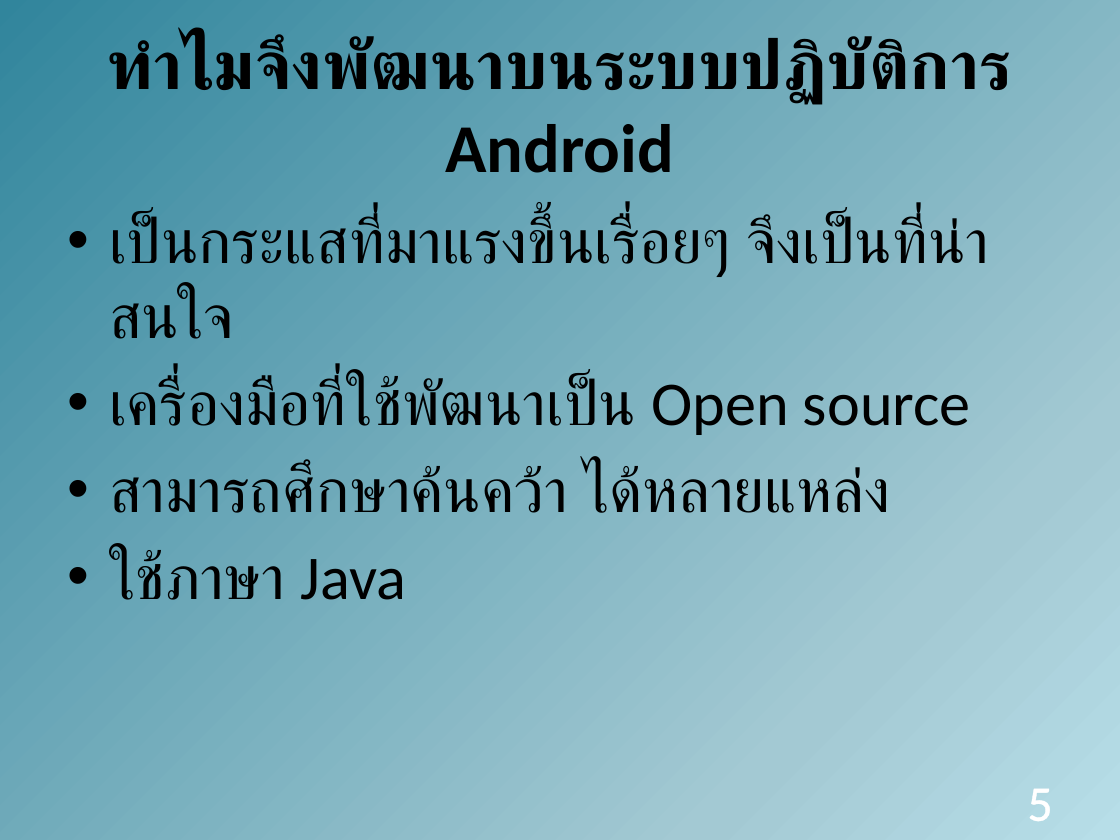
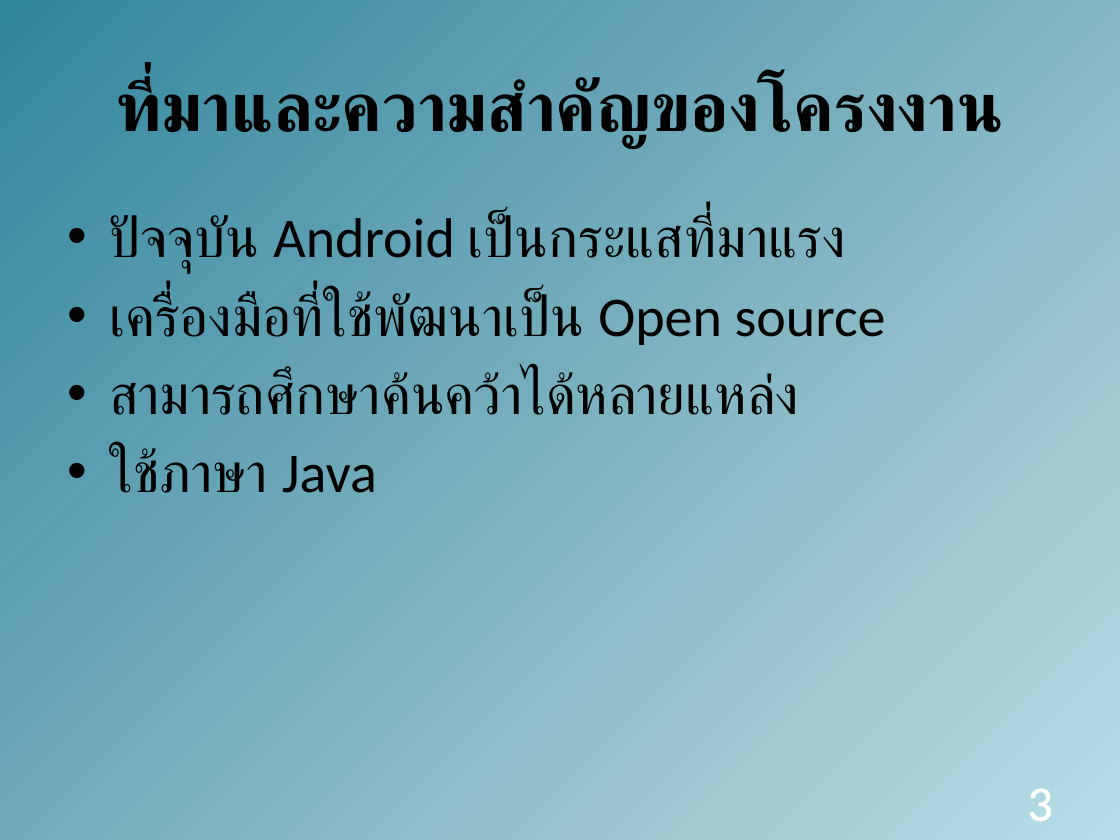
Before and after one commit to amfeelgood/Senior_Project, a slide deck: slide 3 of Doc/ProjectPresentation1.pptx (slide 5 before the commit). Drawn at 1120x840 pixels with LibreOffice and Linux fonts; fonts in the diff are those of the drawing. Boxes give left, top, right and bottom in pixels: in the first picture for what was removed or moved away, otherwise in the second. Text is boxed around its words. In the diff, an @@ line names an element or a change of style, - is before the commit and + after.

```diff
--- a/Doc/ProjectPresentation1.pptx
+++ b/Doc/ProjectPresentation1.pptx
@@ title at (117, 77, 1003, 149): text changed @@
-ทำไมจึงพัฒนาบนระบบปฏิบัติการ Android
+ที่มาและความสำคัญของโครงงาน
@@ text at (109, 213, 846, 272): text changed; size 40 to 36 pt @@
-• เป็นกระแสที่มาแรงขึ้นเรื่อยๆ จึงเป็นที่น่าสนใจ
+• ปัจจุบัน Android เป็นกระแสที่มาแรง
@@ text at (109, 292, 886, 493): size 40 to 36 pt in "เครื่องมือที่ใช้พัฒนาเป็น Open source", "ใช้ภาษา Java" @@
@@ text at (109, 370, 799, 415): text changed; size 40 to 36 pt @@
-• สามารถศึกษาค้นคว้า ได้หลายแหล่ง
+• สามารถศึกษาค้นคว้าได้หลายแหล่ง
@@ page number at (1028, 788, 1053, 821): text changed @@
-5
+3
```
Also in this commit, not shown: 7 other slides changed, 2 slides removed.
